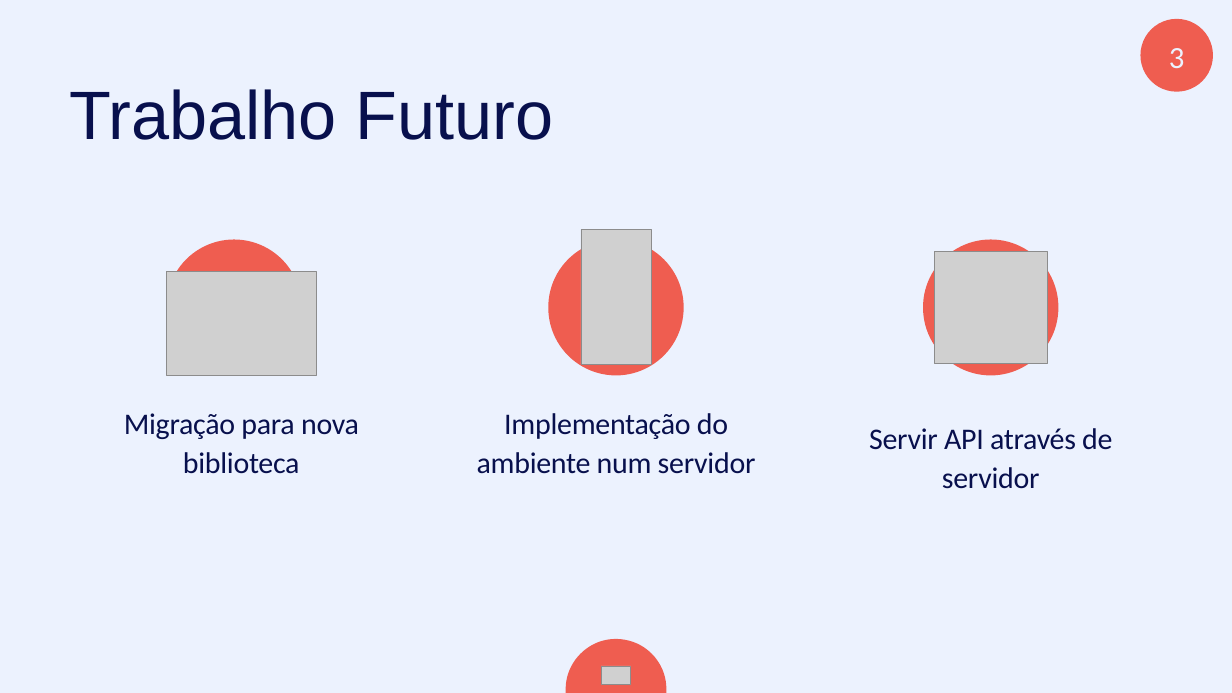
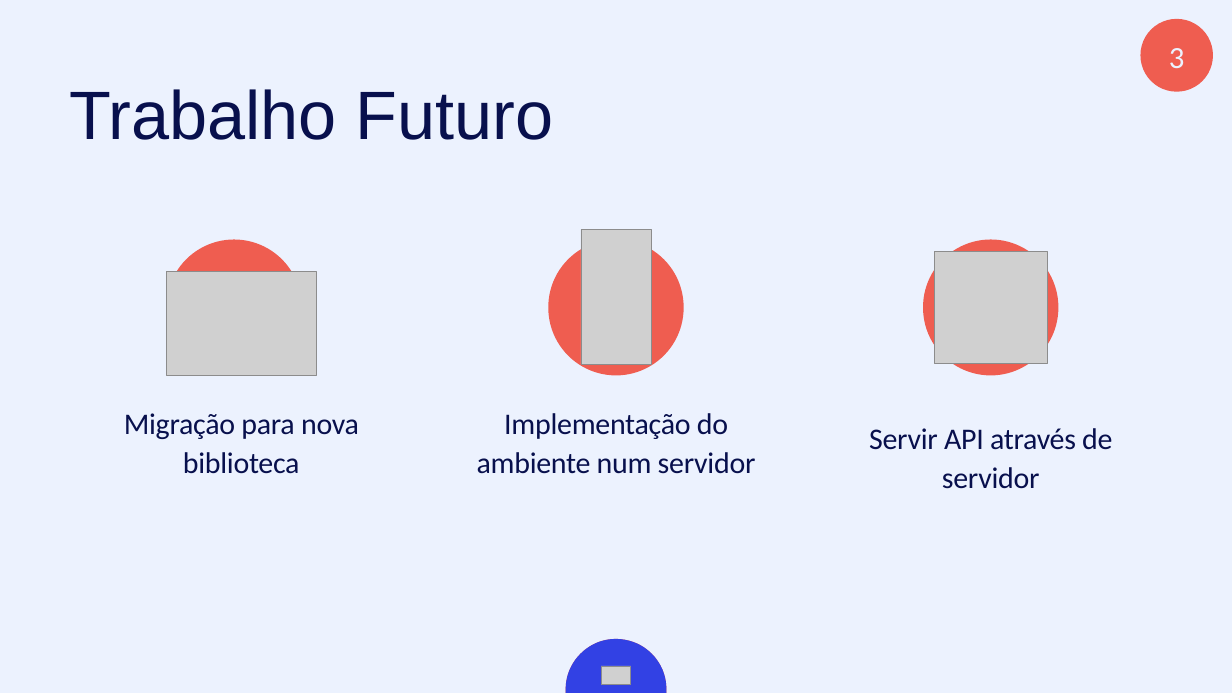
Before and after one commit to luismarques99/ProjetoFinal, a slide deck: slide 18 of Docs/Presentation/Presentation.pptx. Drawn at 1232x693 pixels with LibreOffice and Linux fonts; fonts in the diff are those of the drawing; grey boxes stand for pictures. Boxes give left, top, right and bottom in pixels: in the first picture for what was removed or moved away, otherwise in the second. Text is boxed around its words. In the diff, an @@ line names an element or a change of style, - is before the commit and + after.

```diff
--- a/Docs/Presentation/Presentation.pptx
+++ b/Docs/Presentation/Presentation.pptx
@@ freeform shape added at box(565, 639, 666, 693), fill #3241E4 @@
```
Also in this commit, not shown: 4 other slides changed, 1 slide added, 5 other files.
